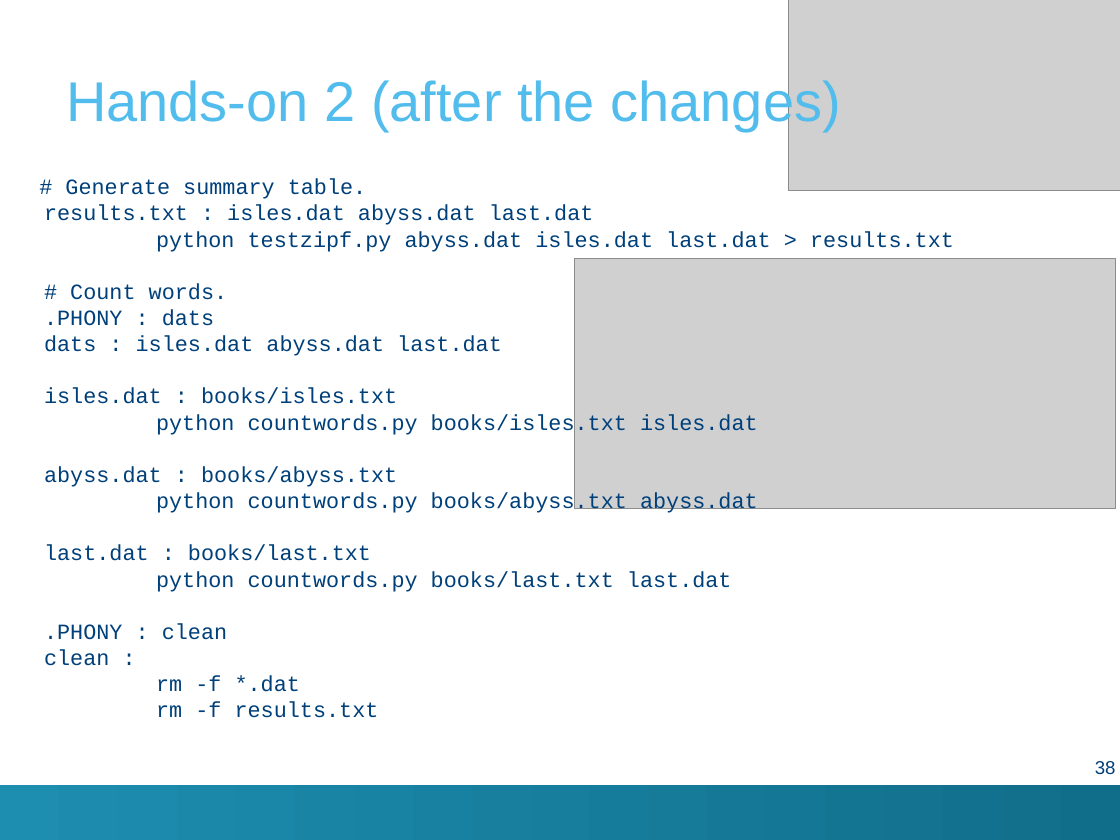
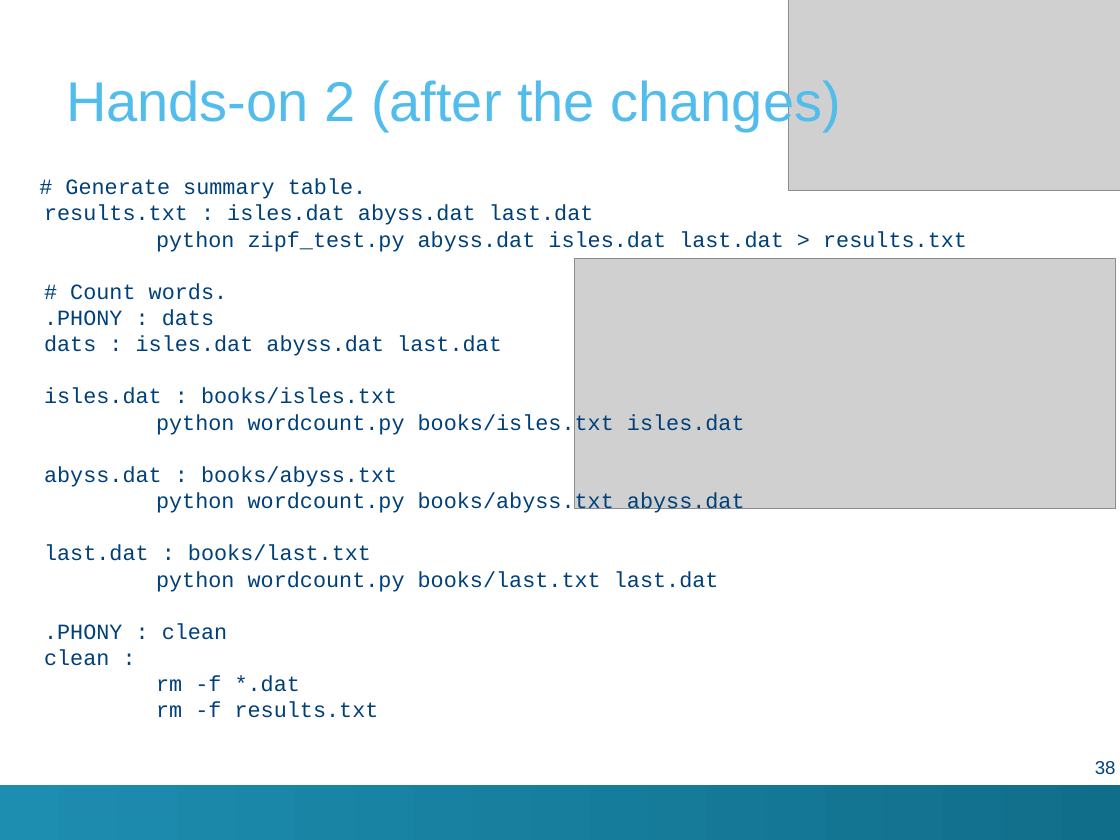
Before and after one commit to hpcleuven/Makefile-intro, a slide deck: slide 38 of Make.pptx. Drawn at 1120x840 pixels with LibreOffice and Linux fonts; fonts in the diff are those of the drawing; grey boxes stand for pictures; background and template pictures are left out. Boxes give left, top, right and bottom in pixels: in the first picture for what was removed or moved away, otherwise in the second. Text is boxed around its words. In the diff, an @@ line names an element or a change of style, - is before the commit and + after.

```diff
--- a/Make.pptx
+++ b/Make.pptx
@@ text at (44,179,967,718): text changed @@
-# Generate summary table.
-results.txt : isles.dat abyss.dat last.dat
-python testzipf.py abyss.dat isles.dat last.dat > results.txt
-# Count words.
-.PHONY : dats
-dats : isles.dat abyss.dat last.dat
-isles.dat : books/isles.txt
-python countwords.py books/isles.txt isles.dat
-abyss.dat : books/abyss.txt
-python countwords.py books/abyss.txt abyss.dat
-last.dat : books/last.txt
-python countwords.py books/last.txt last.dat
-.PHONY : clean
-clean :
-rm -f *.dat
-rm -f results.txt
+# Generate summary table.
+results.txt : isles.dat abyss.dat last.dat
+python zipf_test.py abyss.dat isles.dat last.dat > results.txt
+# Count words.
+.PHONY : dats
+dats : isles.dat abyss.dat last.dat
+isles.dat : books/isles.txt
+python wordcount.py books/isles.txt isles.dat
+abyss.dat : books/abyss.txt
+python wordcount.py books/abyss.txt abyss.dat
+last.dat : books/last.txt
+python wordcount.py books/last.txt last.dat
+.PHONY : clean
+clean :
+rm -f *.dat
+rm -f results.txt
```
Also in this commit, not shown: 55 other slides changed, 1 other file.
